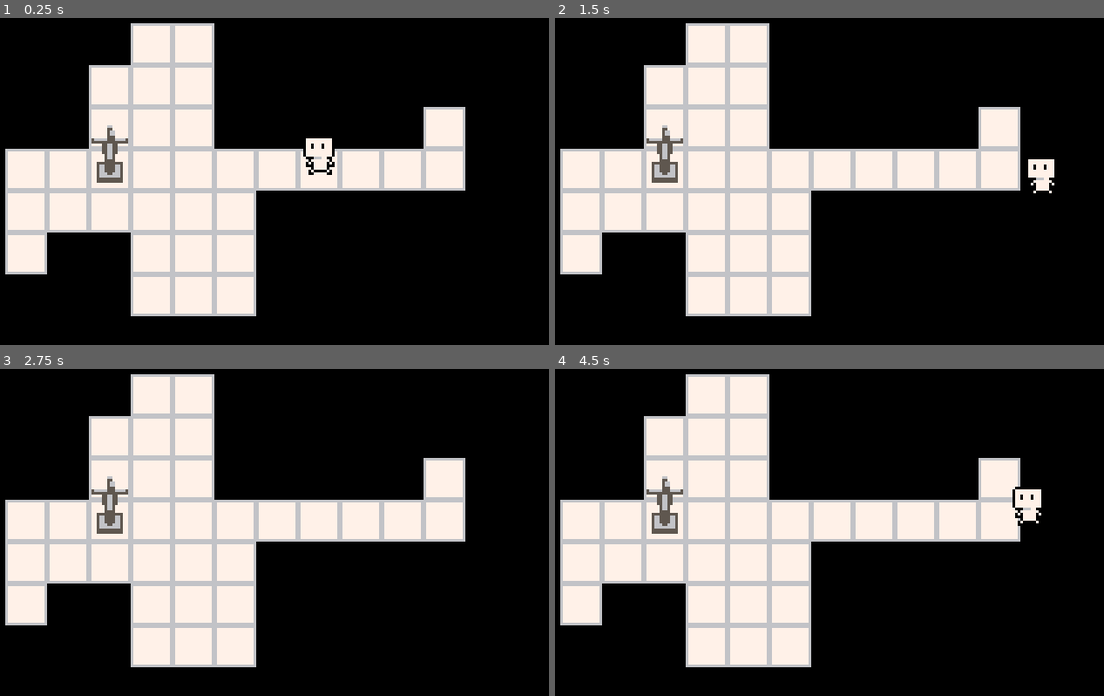
Above: before the commit, frames 1-4 (two rows, left to right).
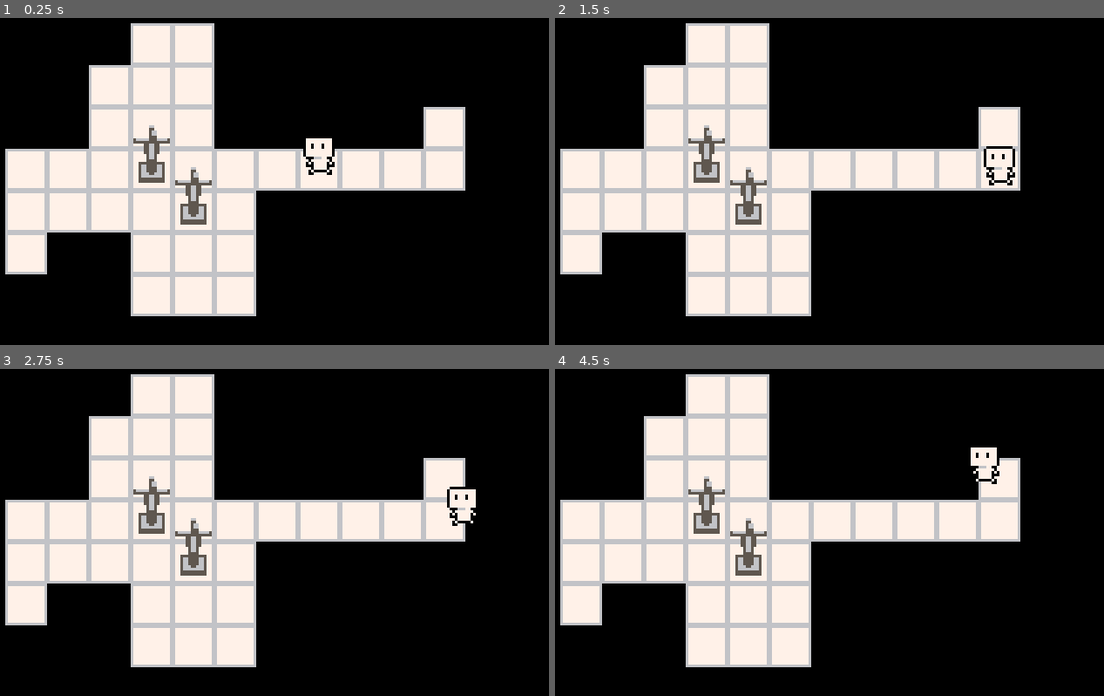
Above: after the commit, the same moments.

Repository: CoolDove/light-maze
Game: Godot game, scene res://entry.tscn
Two runs of this game, one before a commit and one after it. Both use one fixed random seed, a clock stepped at 60 frames per second and the inputs below.
Inputs (mouse positions are in pixels of both pictures, inside the frame that each line leads up to):
- Up to frame 1 (0.25 s): no input
- Up to frame 2 (1.5 s): tap Enter at 0.5 s; move the mouse to (928, 168) at 0.52 s; hold D (right) 0.53-1.28 s; click (928, 168) at 0.67 s; move the mouse to (664, 210) at 1.27 s; hold S (down) from 1.28 s (still down)
- Up to frame 3 (2.75 s): move the mouse to (296, 450) at 2.02 s; release S (down) at 2.03 s; hold D (right) from 2.03 s (still down)
- Up to frame 4 (4.5 s): move the mouse to (758, 624) at 2.77 s; release D (right) at 2.78 s; hold W (up) 2.78-3.53 s; click (758, 624) at 2.92 s; move the mouse to (977, 604) at 3.52 s; hold A (left) from 3.53 s (still down); move the mouse to (604, 480) at 4.27 s

The runs differ from the first frame. In frame 1, 1.7% of the frame differs, in the area x 16-39%, y 32-64%; in frame 2, 2.4%; in frame 3, 2.1%; in frame 4, 2.5%, in the area x 16-89%, y 24-64%.

Commit message:
move and hit

Diff:
--- a/entry.tscn
+++ b/entry.tscn
@@ -1,11 +1,13 @@
-[gd_scene load_steps=5 format=4 uid="uid://ciw2aonvpvfy8"]
+[gd_scene load_steps=6 format=4 uid="uid://ciw2aonvpvfy8"]
 
 [ext_resource type="Script" uid="uid://dmbh3neu114n1" path="res://objects/gworld.gd" id="1_40af7"]
 [ext_resource type="TileSet" uid="uid://b5b2q0wp68csk" path="res://resources/tileset_main.tres" id="1_rixl5"]
 [ext_resource type="PackedScene" uid="uid://cuc0pl2w7evya" path="res://objects/boy.tscn" id="2_jnwwp"]
 [ext_resource type="Script" uid="uid://chnpp1f4fsi18" path="res://objects/boy.gd" id="3_2bro8"]
+[ext_resource type="PackedScene" uid="uid://di7jg8jvbhbxr" path="res://objects/lamp_godess.tscn" id="5_w3etm"]
 
 [node name="Entry" type="Node2D" node_paths=PackedStringArray("tilemap")]
+y_sort_enabled = true
 texture_filter = 1
 script = ExtResource("1_40af7")
 tilemap = NodePath("TileMapLayer")
@@ -15,9 +17,14 @@
 tile_set = ExtResource("1_rixl5")
 
 [node name="ObjectsLayer" type="TileMapLayer" parent="."]
-tile_map_data = PackedByteArray("AAAEAAQAAAAAAAEAAAA=")
 tile_set = ExtResource("1_rixl5")
 
 [node name="Boy" parent="." instance=ExtResource("2_jnwwp")]
 position = Vector2(152, 72)
 script = ExtResource("3_2bro8")
+
+[node name="Godess" parent="." instance=ExtResource("5_w3etm")]
+position = Vector2(88, 72)
+
+[node name="Godess2" parent="." instance=ExtResource("5_w3etm")]
+position = Vector2(104, 88)
--- a/objects/boy.gd
+++ b/objects/boy.gd
@@ -17,20 +17,25 @@
 			direction.y += 1
 		if Input.is_action_pressed("left"):
 			direction.x -= 1
-			#set_facing_direction(FacingDirection.Left)
 		if Input.is_action_pressed("right"):
 			direction.x += 1
-			#set_facing_direction(FacingDirection.Right)
 
-	if direction != Vector2i.ZERO:
+	var move = direction != Vector2i.ZERO
+	if move:
 		input_interval = 0.2
 
 	if input_interval > 0:
 		input_interval -= delta
 		if input_interval <= 0:
 			input_interval = 0
+	if !move:
+		return
 
+	var world = GWorld.instance
 	if direction != Vector2i.ZERO:
 		var target = tile_position + direction
-		tile_position = target
-		tile_offset = -(direction as Vector2) * GWorld.instance.tile_size.x
+		if world.is_tile_walkable(target):
+			tile_position = target
+			tile_offset = -(direction as Vector2) * world.tile_size.x
+		else:
+			tile_offset = (direction as Vector2) * world.tile_size.x * 0.5
--- a/objects/gworld.gd
+++ b/objects/gworld.gd
@@ -7,7 +7,6 @@
 # The main tilemap.
 @export var tilemap: TileMapLayer
 
-# Executed when enter the room
 var sub_tilemaps : Array[TileMapLayer]
 
 @export_tool_button("Toggle World Debug Hud", "GridToggle")
@@ -59,6 +58,9 @@
 	for map in sub_tilemaps:
 		var is_walkable = is_tile_walkable_in_tilemap(map, tpos)
 		if !is_walkable:
+			return false
+	for obj in objects:
+		if obj.tile_position == tpos:
 			return false
 	return true
 
--- /dev/null
+++ b/objects/lamp_godess.tscn
@@ -0,0 +1,24 @@
+[gd_scene load_steps=4 format=3 uid="uid://di7jg8jvbhbxr"]
+
+[ext_resource type="Texture2D" uid="uid://c8kqmlktca6ip" path="res://resources/tileset_main.png" id="1_vfitv"]
+
+[sub_resource type="AtlasTexture" id="AtlasTexture_mpt63"]
+atlas = ExtResource("1_vfitv")
+region = Rect2(0, 16, 16, 32)
+
+[sub_resource type="GDScript" id="GDScript_vfitv"]
+resource_name = "LampGodess"
+script/source = "@tool
+extends GObject
+
+func on_ready():
+	pass
+
+func on_process(delta: float):
+	pass
+"
+
+[node name="Godess" type="Sprite2D"]
+texture = SubResource("AtlasTexture_mpt63")
+offset = Vector2(0, -8)
+script = SubResource("GDScript_vfitv")
--- a/project.godot
+++ b/project.godot
@@ -20,6 +20,7 @@
 window/size/viewport_width=240
 window/size/viewport_height=160
 window/stretch/mode="viewport"
+window/stretch/scale_mode="integer"
 
 [input]
 
@@ -53,3 +54,7 @@
 textures/canvas_textures/default_texture_filter=0
 renderer/rendering_method="gl_compatibility"
 renderer/rendering_method.mobile="gl_compatibility"
+
+[rpgfaker]
+
+hide_world_debug_hud=false
--- /dev/null
+++ b/resources/atlas/atlas_lamp_godess.tres
@@ -0,0 +1,7 @@
+[gd_resource type="AtlasTexture" load_steps=2 format=3 uid="uid://cb4vxttvrmlox"]
+
+[ext_resource type="Texture2D" uid="uid://c8kqmlktca6ip" path="res://resources/tileset_main.png" id="1_jpbd1"]
+
+[resource]
+atlas = ExtResource("1_jpbd1")
+region = Rect2(32, 0, 16, 16)
--- a/resources/tileset_main.tres
+++ b/resources/tileset_main.tres
@@ -5,6 +5,7 @@
 [sub_resource type="TileSetAtlasSource" id="TileSetAtlasSource_uswm8"]
 texture = ExtResource("1_8lwj0")
 0:0/0 = 0
+0:0/0/custom_data_0 = true
 1:0/0 = 0
 0:1/size_in_atlas = Vector2i(1, 2)
 0:1/0 = 0
@@ -13,4 +14,6 @@
 2:0/0/texture_origin = Vector2i(0, 5)
 
 [resource]
+custom_data_layer_0/name = "wall"
+custom_data_layer_0/type = 1
 sources/0 = SubResource("TileSetAtlasSource_uswm8")
